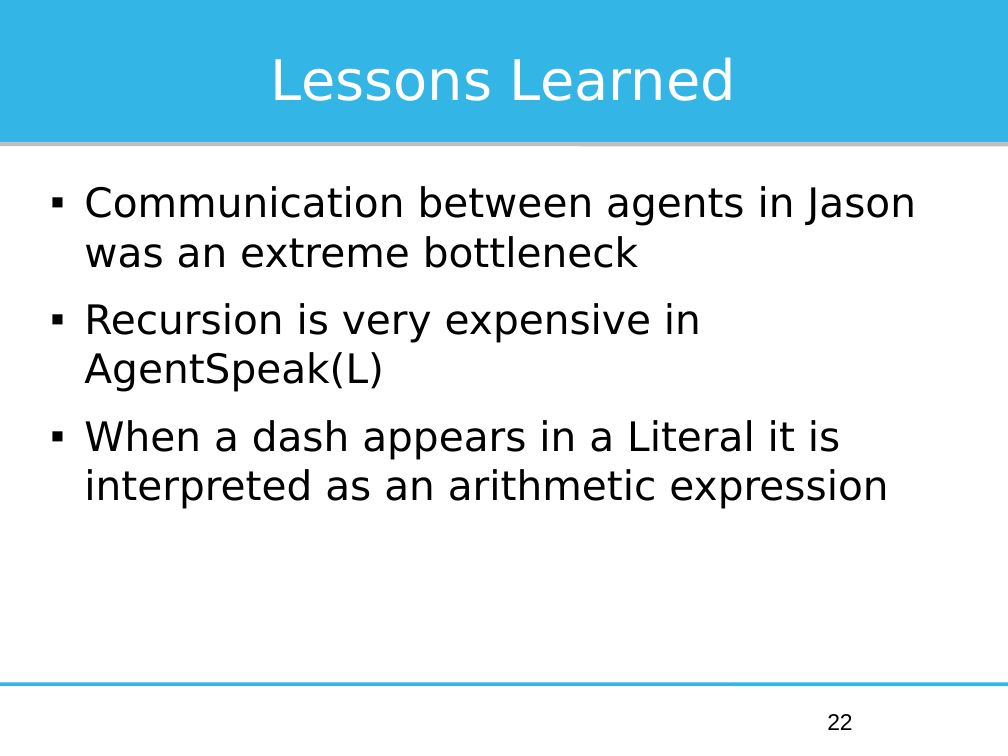
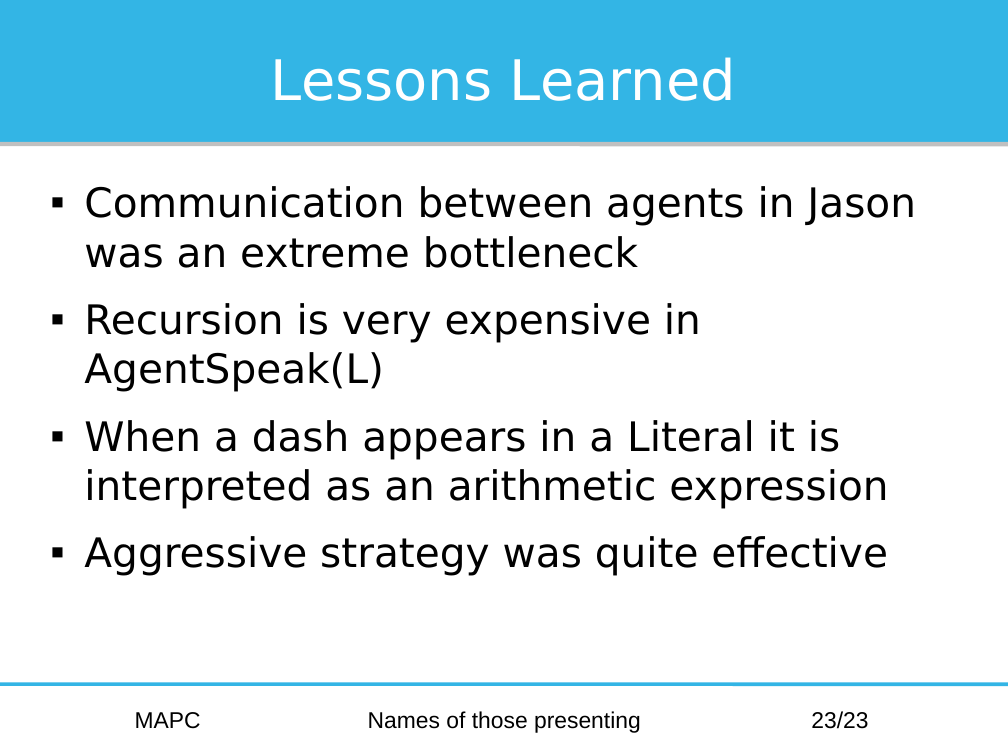
Before and after one commit to Institute-Web-Science-and-Technologies/mapc, a slide deck: slide 23 of Oberseminar/presentation.ppt (slide 22 before the commit). Drawn at 1008x756 pixels with LibreOffice and Linux fonts; fonts in the diff are those of the drawing. Boxes give left, top, right and bottom in pixels: in the first picture for what was removed or moved away, otherwise in the second. Text is boxed around its words. In the diff, an @@ line names an element or a change of style, - is before the commit and + after.

```diff
--- a/Oberseminar/presentation.ppt
+++ b/Oberseminar/presentation.ppt
@@ text at [84, 536, 888, 576]: paragraph added @@
+▪ Aggressive strategy was quite effective
@@ text added at [135, 712, 201, 729], 18 pt, text #000000 @@
+MAPC
@@ text added at [368, 711, 641, 733], 18 pt, text #000000 @@
+Names of those presenting
@@ page number at [811, 711, 868, 729]: text changed @@
-22
+23/23
```
Also in this commit, not shown: 21 other slides changed, 1 slide added.
